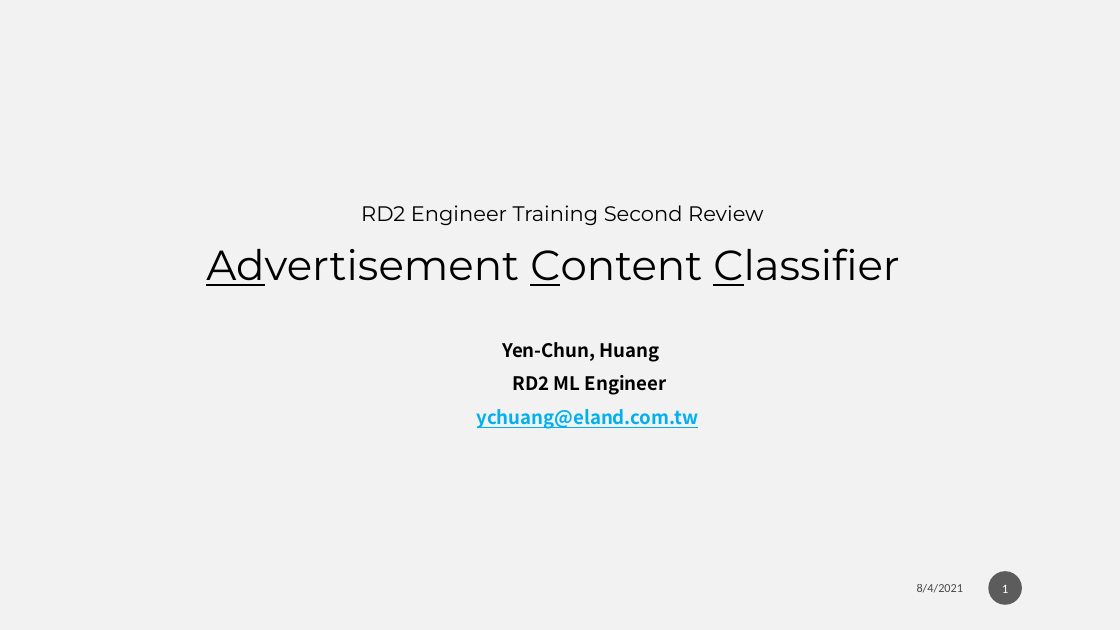
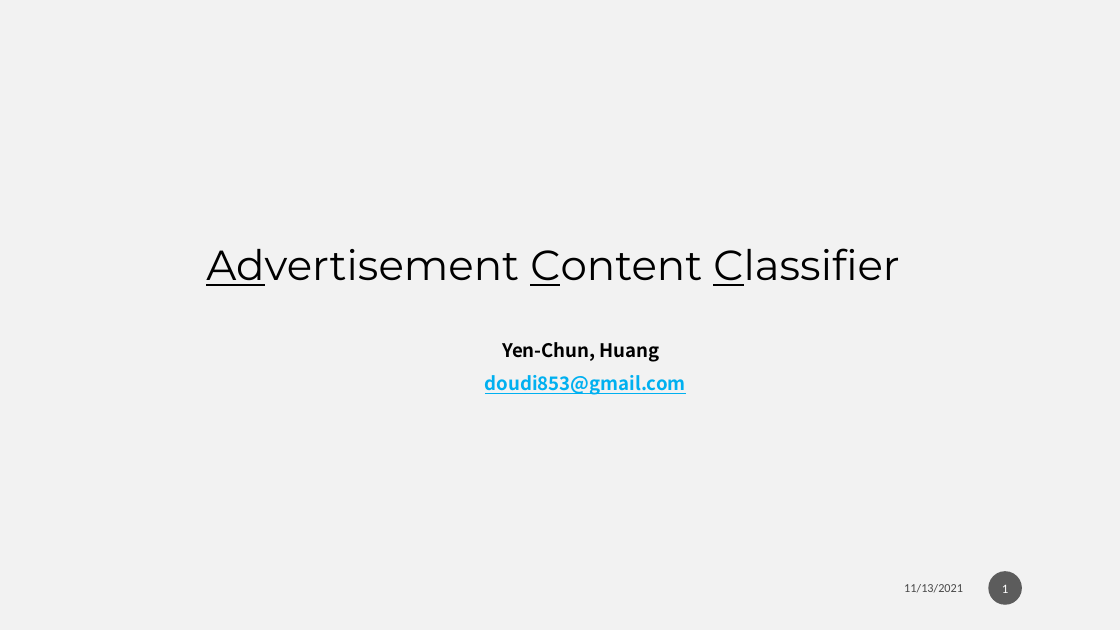
Before and after one commit to Weber12321/AD-classifier-side-project, a slide deck: slide 1 of AD_classifier.pptx. Drawn at 1120x630 pixels with LibreOffice and Linux fonts; fonts in the diff are those of the drawing; background and template pictures are left out. Boxes give left, top, right and bottom in pixels: in the first picture for what was removed or moved away, otherwise in the second. Text is boxed around its words. In the diff, an @@ line names an element or a change of style, - is before the commit and + after.

Commit message:
add ppt

```diff
--- a/AD_classifier.pptx
+++ b/AD_classifier.pptx
@@ text removed at (361,205,764,225) @@
-RD2 Engineer Training Second Review
@@ text at (485,375,686,395): text changed @@
-RD2 ML Engineer
-ychuang@eland.com.tw
+doudi853@gmail.com
@@ text at (904,584,963,593): text changed @@
-8/4/2021
+11/13/2021
```
Also in this commit, not shown: 14 other slides changed, 1 slide removed, 2 other files.
